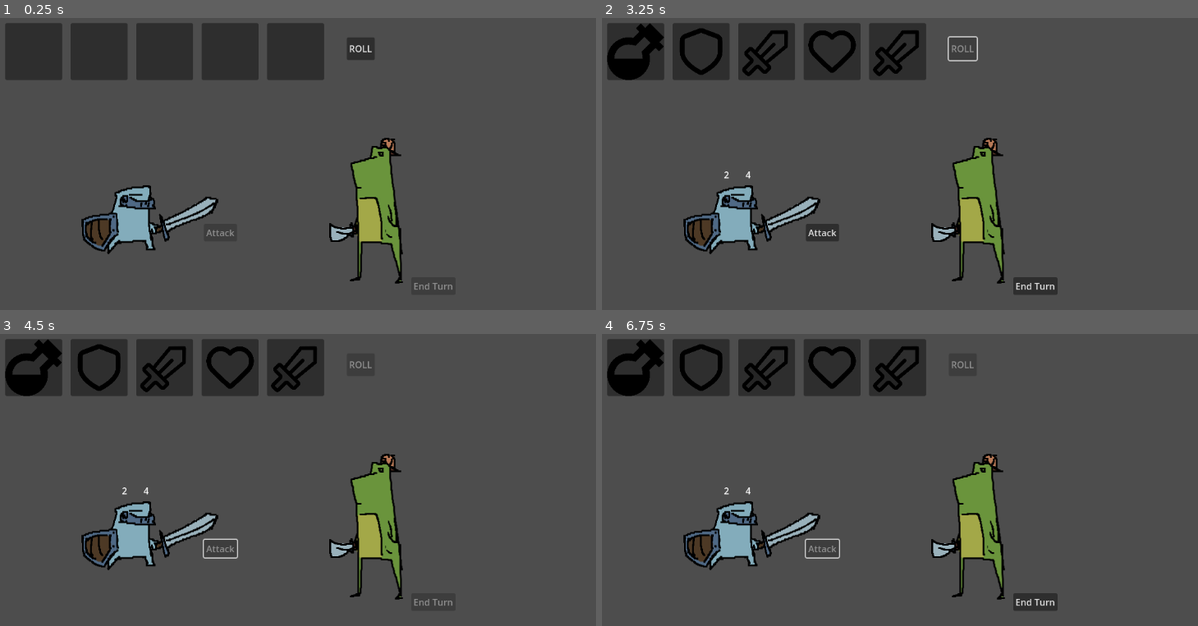
Above: before the commit, frames 1-4 (two rows, left to right).
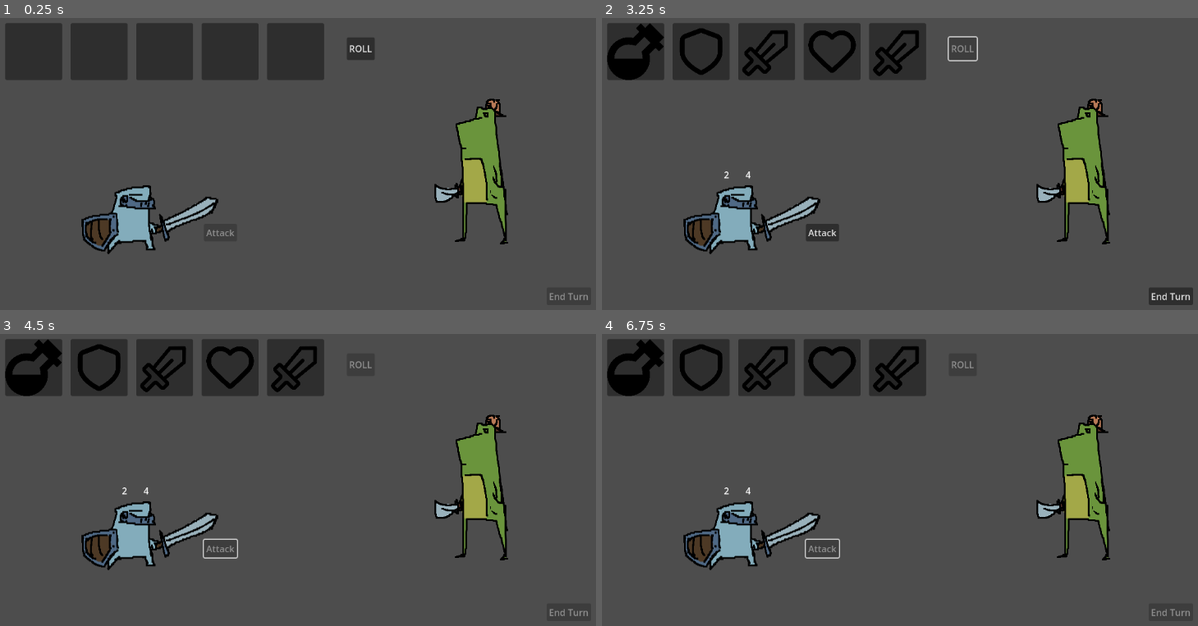
Above: after the commit, the same moments.

Repository: peteler/SlotRoguelike
Game: Godot game, scene res://scenes/battle/battle.tscn
The game is run twice, just before and just after one commit, with the same random seed, the same clock (stepped at 60 frames per second) and the same inputs. The engine's default icon, where the game draws it, is replaced by a stand-in: a white triangle on a blue panel in a dark square.
Inputs (mouse positions are in pixels of both pictures, inside the frame that each line leads up to):
- Up to frame 1 (0.25 s): no input
- Up to frame 2 (3.25 s): click "ROLL" at 0.5 s; move the mouse to (965, 210) at 1.27 s; click (965, 210) at 1.42 s; tap Enter at 2 s; move the mouse to (733, 219) at 2.02 s; click (733, 219) at 2.17 s; tap Space at 2.75 s; move the mouse to (989, 111) at 2.77 s; click (989, 111) at 2.92 s
- Up to frame 3 (4.5 s): click "Attack" at 3.5 s; tap Enter at 4.25 s; move the mouse to (286, 582) at 4.27 s; click (286, 582) at 4.42 s
- Up to frame 4 (6.75 s): tap Space at 5, 6.5 s; move the mouse to (1120, 564) at 5.02 s; click (1120, 564) at 5.17 s; tap Enter at 5.75 s; move the mouse to (721, 453) at 5.77 s; click (721, 453) at 5.92 s; move the mouse to (953, 509) at 6.52 s; click (953, 509) at 6.67 s

The runs differ from the first frame. In frame 1, 5.6% of the frame differs, in the area x 55-99%, y 27-97%; in frame 2, 6.3%, in the area x 55-100%, y 27-99%; in frame 3, 5.6%; in frame 4, 6.0%.

Commit message:
fixed enemy positioning

Diff:
--- a/scenes/Characters/enemy.tscn
+++ b/scenes/Characters/enemy.tscn
@@ -11,15 +11,17 @@
 script = ExtResource("1_jbtib")
 
 [node name="CollisionShape2D" type="CollisionShape2D" parent="."]
-position = Vector2(59.5, 54.5)
+position = Vector2(-0.5, -129)
 shape = SubResource("RectangleShape2D_q03n0")
 
 [node name="Sprite2D" type="Sprite2D" parent="."]
-position = Vector2(60, 55)
+position = Vector2(-0.5, -129)
 texture = ExtResource("2_wg2a8")
 
 [node name="StatsUI" parent="." instance=ExtResource("3_hc2n6")]
-offset_left = 38.0
-offset_top = -110.0
-offset_right = 78.0
-offset_bottom = -70.0
+offset_left = -24.0
+offset_top = -294.0
+offset_right = 16.0
+offset_bottom = -254.0
+size_flags_horizontal = 4
+size_flags_vertical = 0
--- a/scenes/battle/battle.tscn
+++ b/scenes/battle/battle.tscn
@@ -79,9 +79,9 @@
 text = "Attack"
 
 [node name="EndTurnButton" type="Button" parent="UI"]
-offset_left = 738.0
-offset_top = 472.0
-offset_right = 816.0
-offset_bottom = 503.0
+offset_left = 976.0
+offset_top = 490.0
+offset_right = 1054.0
+offset_bottom = 521.0
 text = "End Turn
 "
--- a/scenes/battle/battle_manager.gd
+++ b/scenes/battle/battle_manager.gd
@@ -37,7 +37,7 @@
 var current_turn_index: int = 0
 
 # Spawn points container
-@onready var spawn_points: Node = get_node_or_null("SpawnPoints")
+@onready var spawn_points: Node = $/root/Battle/SpawnPoints
 
 ## Characters
 var player_character: PlayerCharacter # We'll assign this in _ready()
